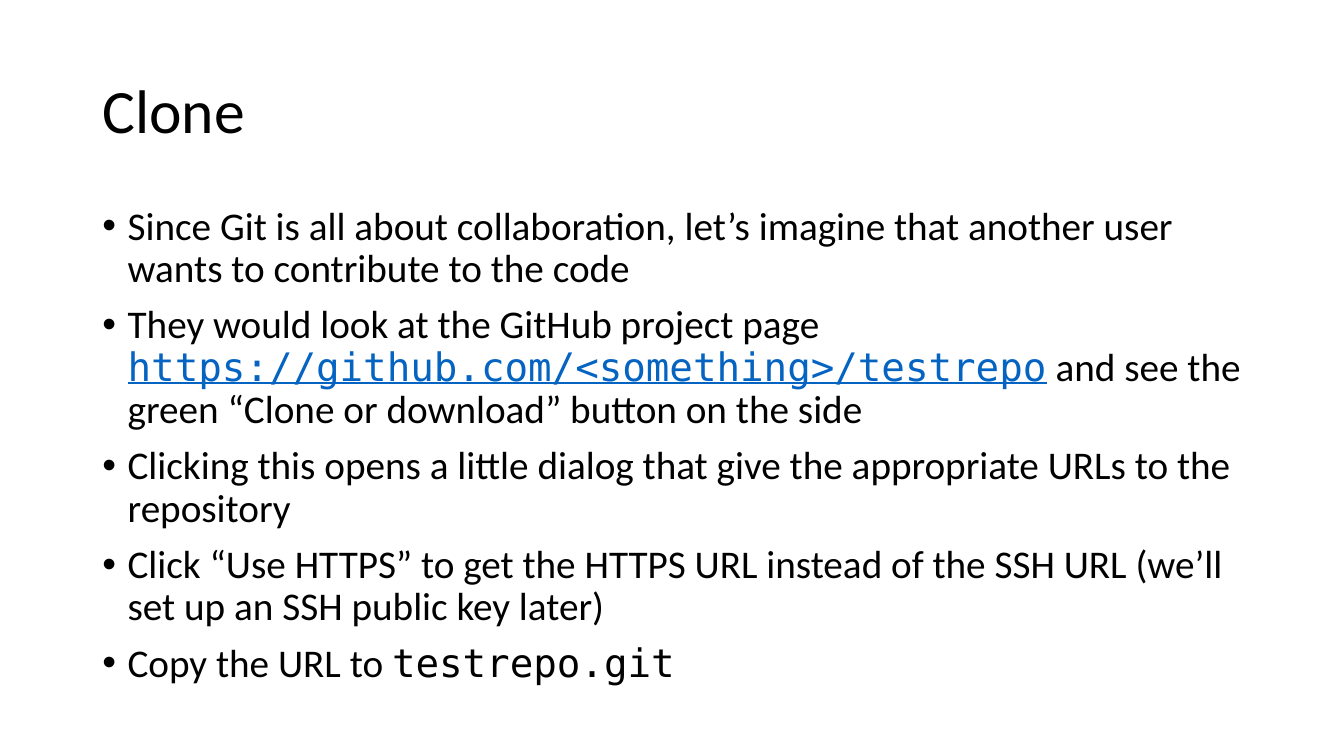
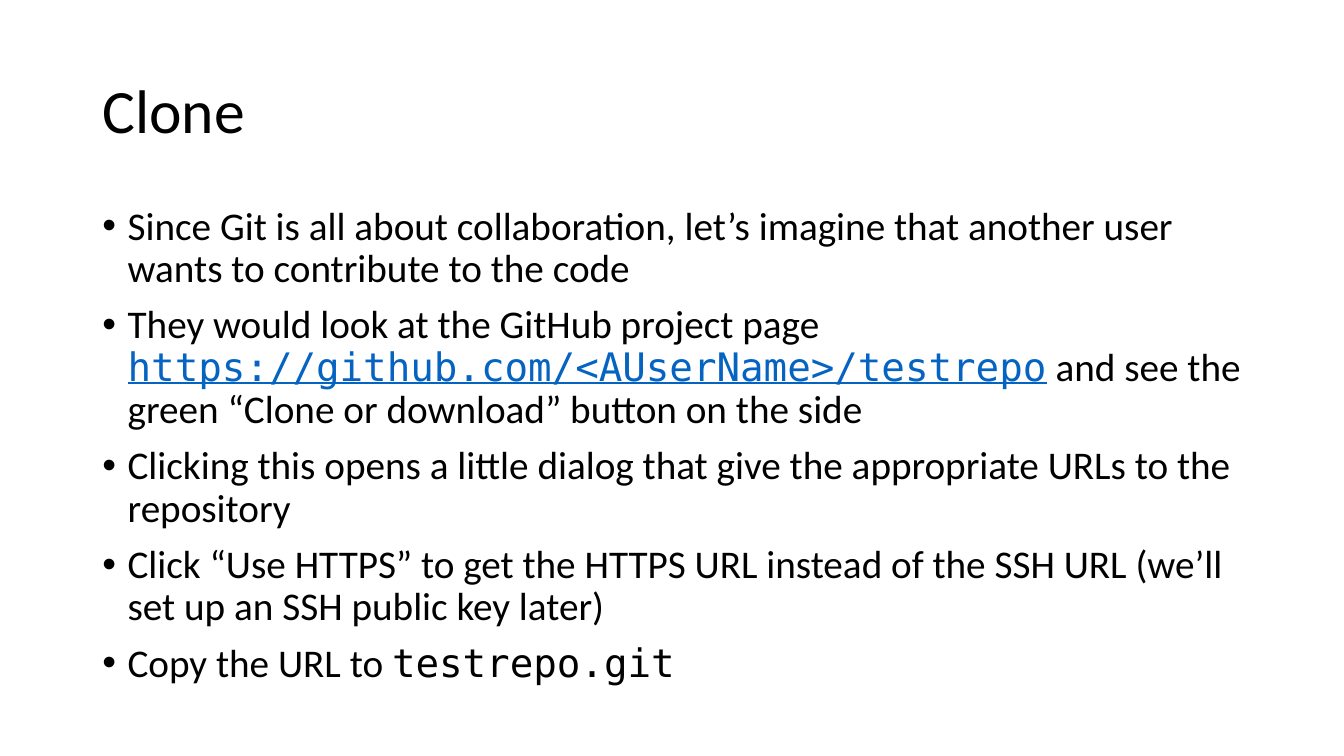
Before and after one commit to kimlaine/GreatAtGit, a slide deck: slide 35 of GitForHumans.pptx. Drawn at 1344x756 pixels with LibreOffice and Linux fonts; fonts in the diff are those of the drawing. Boxes give left, top, right and bottom in pixels: in the first picture for what was removed or moved away, otherwise in the second. Text is boxed around its words. In the diff, an @@ line names an element or a change of style, - is before the commit and + after.

```diff
--- a/GitForHumans.pptx
+++ b/GitForHumans.pptx
@@ text at box(128, 310, 1240, 430): text changed @@
-• They would look at the GitHub project page https://github.com/<something>/testrepo and see the green “Clone or download” button on the side
+• They would look at the GitHub project page https://github.com/<AUserName>/testrepo and see the green “Clone or download” button on the side
```
Also in this commit, not shown: 2 other slides changed.
